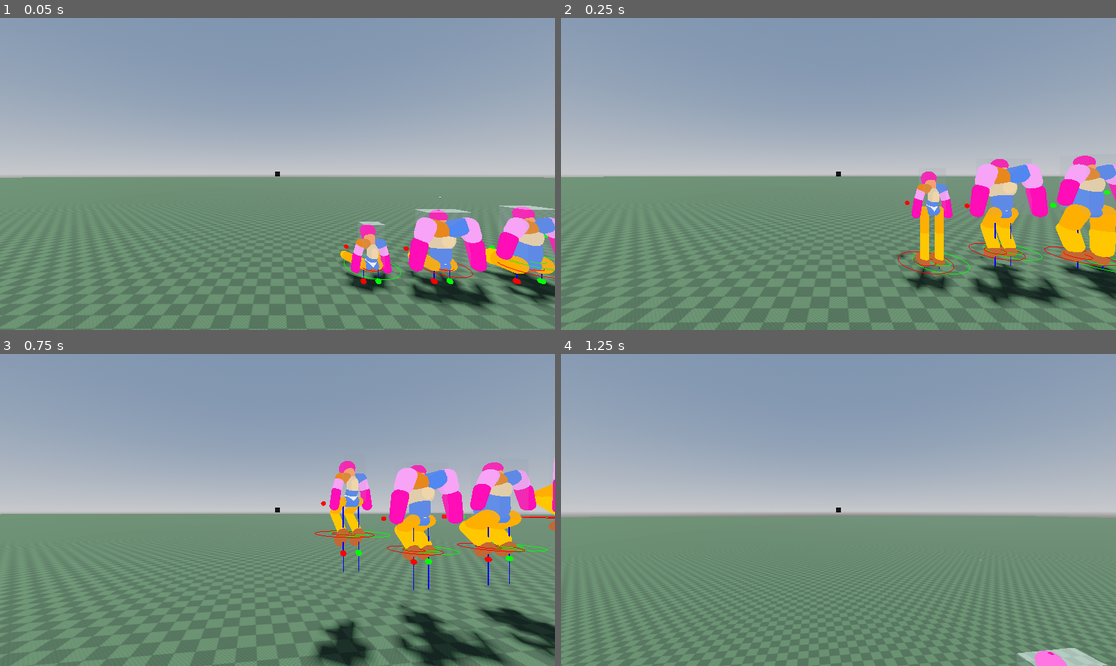
Above: before the commit, frames 1-4 (two rows, left to right).
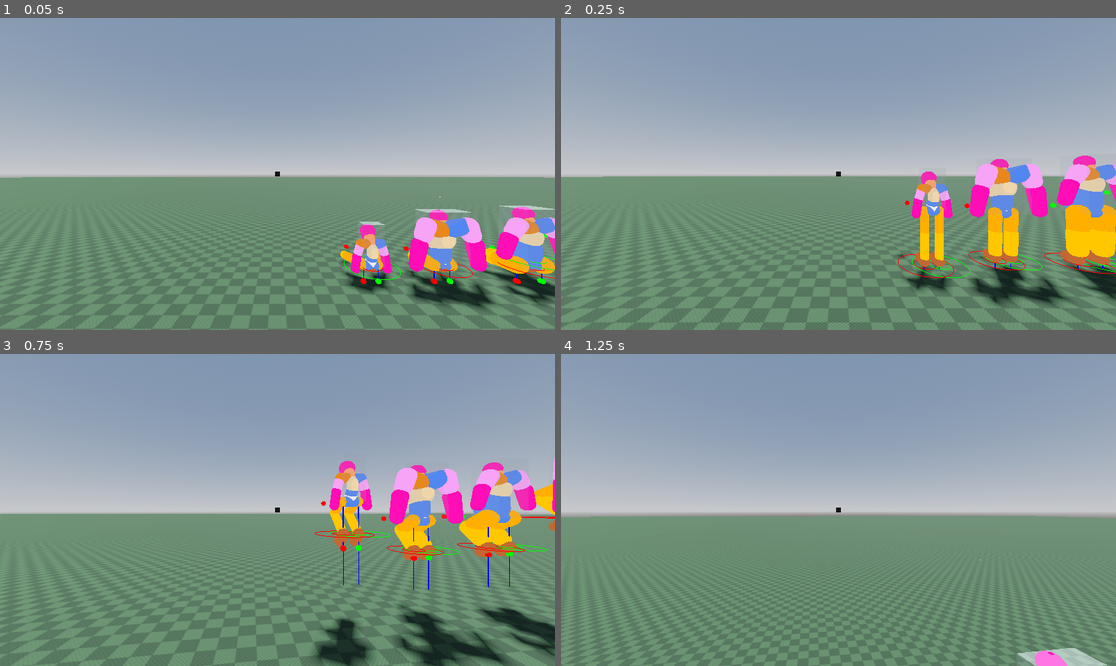
Above: after the commit, the same moments.

Repository: marcolatellafrias/character-parametric
Game: Godot game, scene res://Scenes/Demo.tscn
The game is run twice, just before and just after one commit, with the same random seed, the same clock (stepped at 60 frames per second) and the same inputs.
Inputs (mouse positions are in pixels of both pictures, inside the frame that each line leads up to):
- Up to frame 1 (0.05 s): no input
- Up to frame 2 (0.25 s): no input
- Up to frame 3 (0.75 s): tap Enter at 0.5 s; move the mouse to (305, 510) at 0.52 s; hold W (move_forward) from 0.53 s (still down); click (305, 510) at 0.6 s
- Up to frame 4 (1.25 s): keep holding W (move_forward); tap Space (jump) at 0.77 s

Frame 1 is identical in both runs. In frame 2, 1.4% of the frame differs, in the area x 60-100%, y 59-84%; in frame 3, 0.2%; in frame 4, nothing differs.

Commit message:
no se que hice pero funciona

Diff:
--- a/Scripts/character/ik_util.gd
+++ b/Scripts/character/ik_util.gd
@@ -226,22 +226,7 @@
 
 	# 🔹 NUEVO: Ajustar longitud del raycast según velocidad vertical
 	var min_raycast_length : float = sizes.raycast_leg_lenght
-	var vertical_velocity : float = char_rigidbody.linear_velocity.y
-	var minimal_additional_length : float = sizes.raycast_leg_lenght * 0.2
-	var additional_length : float = minimal_additional_length
-
-
-	# Si está cayendo (velocidad negativa), extender el raycast
-	if vertical_velocity < 0.0:
-		# Multiplicador para controlar cuánto se extiende por velocidad
-		# Ajusta este valor según necesites más o menos anticipación
-		var velocity_to_distance_factor : float = 0.3
-		additional_length = abs(vertical_velocity) * velocity_to_distance_factor
-		additional_length = clamp(additional_length, minimal_additional_length, 9999)
-
-		## Opcional: limitar la extensión máxima para evitar raycasts demasiado largos
-		#var max_additional_length : float = sizes.leg_height * 2.0
-		#additional_length = min(additional_length, max_additional_length)
+	var additional_length : float = sizes.raycast_leg_lenght/2
 
 	# Aplicar la nueva longitud al raycast
 	var total_raycast_length : float = min_raycast_length + additional_length
@@ -254,11 +239,8 @@
 	else:
 		right_leg_raycast_indicator = DebugUtil.update_debug_line_mesh(right_leg_raycast_indicator,total_raycast_length)
 
-
-
-
-
 	raycast.force_raycast_update()
+
 	if raycast.is_colliding():
 		var collision_point: Vector3 = raycast.get_collision_point()
 
